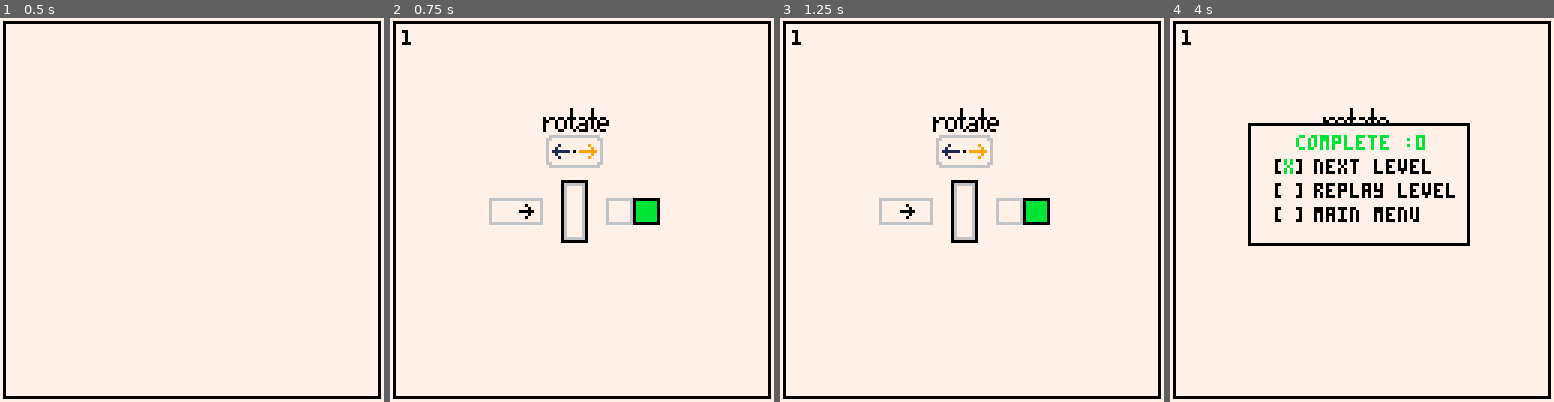
Above: before the commit, frames 1-4 (left to right).
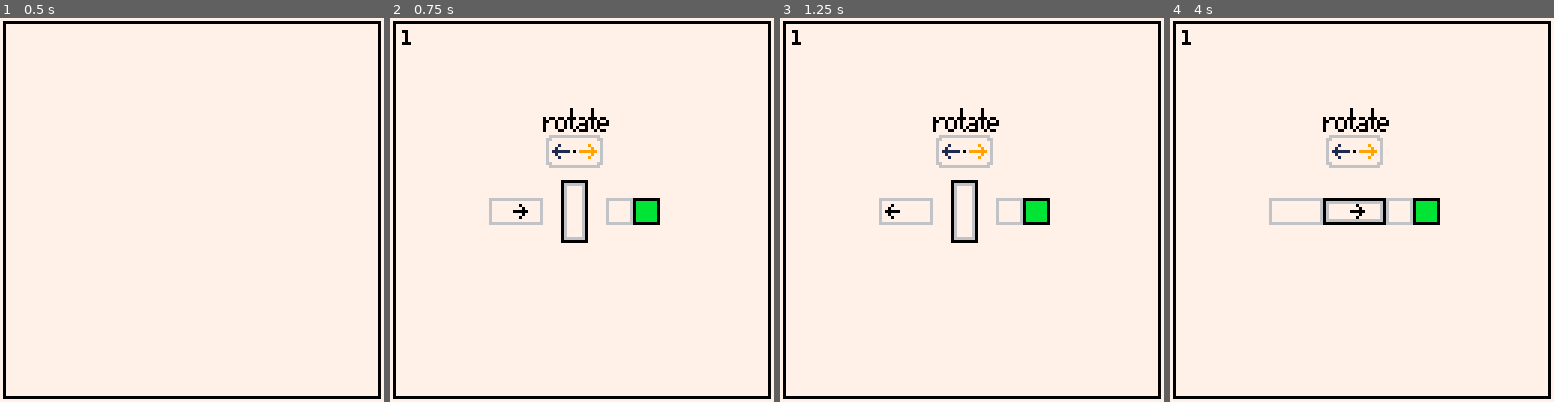
Above: after the commit, the same moments.

Repository: kreludan/rotatoes
Game: PICO-8 cartridge rotatoes.p8
Same seed, same stepped clock (60 frames per second), same inputs: the game is played once before the commit and once after it.
Inputs:
- Up to frame 1 (0.5 s): tap X (X key) at 0.33 s
- Up to frame 2 (0.75 s): tap O (Z key) at 0.7 s
- Up to frame 3 (1.25 s): tap X (X key) at 1.07 s
- Up to frame 4 (4 s): hold Right 1.6-2.1 s; tap O (Z key) every 0.4 s from 1.7 to 3.7 s; tap X (X key) at 1.85, 2.97 s; hold Up 2.15-2.42 s; hold Right 2.47-3.03 s; hold Left 3.08-3.58 s; hold Down 3.63-3.97 s

Frame 1 is identical in both runs. In frame 2, less than 0.1% of the frame differs, in the area x 32-38%, y 48-53%; in frame 3, 0.1%; in frame 4, 5.6%, in the area x 20-79%, y 27-60%.

Commit message:
allow 0.75 global game speed

Diff:
--- a/rotatoes.p8
+++ b/rotatoes.p8
@@ -11,7 +11,7 @@
   in_game_menu_option = -1
   main_menu_option = 1
   level_select_option = 1
-  global_game_speed = 1
+  global_game_speed = 0.75
   level_num = 1 -- current level
   furthest_level_unlocked = get_furthest_level()
 end
@@ -95,7 +95,9 @@
 
 function _init_character_details()
   for i=1,count(characters_to_draw) do
-    characters_to_draw[i].waypoint_from = get_starting_waypoint(characters_to_draw[i], waypoints)
+    starting_waypoint = get_starting_waypoint(characters_to_draw[i], waypoints)
+    characters_to_draw[i].waypoint_from = starting_waypoint
+    characters_to_draw[i].waypoint_to = starting_waypoint
     if characters_to_draw[i].char_type == "player" then
       level_player = characters_to_draw[i]
     elseif characters_to_draw[i].char_type == "goal" then
@@ -151,36 +153,15 @@
   if level_state == "playing" then
     _handlerots()
     _handlerotends()
-    _handlecharmovement()
-    _handlecharcollisions()
-  end
-end
-
-function _handlecharcollisions()
-  for i=1, count(level_player.draw_points) do
-    if level_player.draw_points[i].x == level_goal.center_x and
-    level_player.draw_points[i].y == level_goal.center_y then
-      in_game_menu_option = 1
-      level_state = "win"
-    end
-
-    for j=1, count(level_enemies) do
-      if level_player.draw_points[i].x == level_enemies[j].center_x and
-      level_player.draw_points[i].y == level_enemies[j].center_y then
-        in_game_menu_option = 1
-        level_state = "lose"
-      end
-    end
-  end
-end
-
-
-function _handlecharmovement()
+    _handleallcharmovement()
+  end
+end
+
+function _handleallcharmovement()
   for i = 1, count(characters_to_draw) do
     if characters_to_draw[i].rotating == false then
-      get_next_waypoint(characters_to_draw[i], waypoints, max_distance)
-      characters_to_draw[i].tile_on = get_tile_on(characters_to_draw[i])
-      characters_to_draw[i] = move_character(characters_to_draw[i])
+      movement_speed = characters_to_draw[i].char_speed * global_game_speed
+      handle_char_movement(characters_to_draw[i], movement_speed)
     end
   end
 end
@@ -670,6 +651,30 @@
   return nil
 end
 
+function handle_char_movement(char, movement_distance)
+  -- end recursion if we have no more to go or if something ended the level
+  if movement_distance <= 0 or level_state != "playing" then
+    char.tile_on = get_tile_on(char)
+    return char
+  end
+
+  get_next_waypoint(char, waypoints, max_distance)
+  local distance_to_waypoint = abs(char.center_x - char.waypoint_to.draw_waypoint.x) + abs(char.center_y - char.waypoint_to.draw_waypoint.y)
+  local movement_toward_waypoint = min(movement_distance, distance_to_waypoint)
+  local leftover_movement = movement_distance - movement_toward_waypoint
+
+  -- we might not find any waypoints to go to in which case just don't move
+  if distance_to_waypoint == 0 then
+    return handle_char_movement(char, 0)
+  end
+
+  if char == level_player then
+    handle_char_collisions(movement_toward_waypoint)
+  end
+  move_character(char, movement_toward_waypoint)
+  return handle_char_movement(char, leftover_movement)
+end
+
 function get_tile_on(char)
   waypoint_to = char.waypoint_to
   waypoint_from = char.waypoint_from
@@ -763,16 +768,20 @@
   else
     prospective_waypoints = waypoints_vert
   end
-  for i=1,max_distance do
-    prospective_x = prospective_x + x_dir
-    prospective_y = prospective_y + y_dir
-    for j=1,count(prospective_waypoints) do
-      if prospective_waypoints[j].draw_waypoint.x == prospective_x and
-              prospective_waypoints[j].draw_waypoint.y == prospective_y then
-        return prospective_waypoints[j]
-      end
-    end
-  end
+  for i=1,count(prospective_waypoints) do
+    if is_point_in_direction(char.center_x, char.center_y,
+            prospective_waypoints[i].draw_waypoint.x, prospective_waypoints[i].draw_waypoint.y,
+            x_dir * max_distance, y_dir * max_distance) then
+      return prospective_waypoints[i]
+    end
+  end
+end
+
+function is_point_in_direction(start_x, start_y, point_x, point_y, x_search, y_search)
+  local end_x = start_x + x_search
+  local end_y = start_y + y_search
+  return mid(start_x, point_x, end_x) == point_x and
+          mid(start_y, point_y, end_y) == point_y
 end
 
 
@@ -949,22 +958,47 @@
   end
 end
 
-function move_character(char)
-  char_speed = char.char_speed * global_game_speed
+function get_char_movement_x_y(char, dist)
   if char.movement_dir == "right" then
-    return translate_tile(char, char_speed, 0)
+    return dist, 0
   elseif char.movement_dir == "left" then
-    return translate_tile(char, char_speed * -1, 0)
+    return dist * -1, 0
   elseif char.movement_dir == "up" then
-    return translate_tile(
-      char, 0, char_speed * -1
-    )
+    return 0, dist * -1
   elseif char.movement_dir == "down" then
-    return translate_tile(
-      char, 0, char_speed
-    )
+    return 0, dist
   else
-    return char
+    return 0, 0
+  end
+end
+
+function move_character(char, dist)
+  -- char_speed = char.char_speed * global_game_speed
+  local dx, dy = get_char_movement_x_y(char, dist)
+  return translate_tile(char, dx, dy)
+end
+
+function handle_char_collisions(player_move_dist)
+  local dx, dy = get_char_movement_x_y(level_player, player_move_dist)
+  for i=1, count(level_player.draw_points) do
+    local draw_point = level_player.draw_points[i]
+
+    if is_point_in_direction(draw_point.x, draw_point.y,
+            level_goal.center_x, level_goal.center_y, dx, dy) then
+      in_game_menu_option = 1
+      level_state = "win"
+    end
+
+    for j=1, count(level_enemies) do
+      for k=1, count(level_enemies[j].draw_points) do
+        if is_point_in_direction(draw_point.x, draw_point.y,
+              level_enemies[j].draw_points[k].x, level_enemies[j].draw_points[k].y,
+              dx, dy) then
+          in_game_menu_option = 1
+          level_state = "lose"
+        end
+      end
+    end
   end
 end
 -->8
--- a/src/0.global.lua
+++ b/src/0.global.lua
@@ -7,7 +7,7 @@
   in_game_menu_option = -1
   main_menu_option = 1
   level_select_option = 1
-  global_game_speed = 1
+  global_game_speed = 0.75
   level_num = 1 -- current level
   furthest_level_unlocked = get_furthest_level()
 end
@@ -91,7 +91,9 @@
 
 function _init_character_details()
   for i=1,count(characters_to_draw) do
-    characters_to_draw[i].waypoint_from = get_starting_waypoint(characters_to_draw[i], waypoints)
+    starting_waypoint = get_starting_waypoint(characters_to_draw[i], waypoints)
+    characters_to_draw[i].waypoint_from = starting_waypoint
+    characters_to_draw[i].waypoint_to = starting_waypoint
     if characters_to_draw[i].char_type == "player" then
       level_player = characters_to_draw[i]
     elseif characters_to_draw[i].char_type == "goal" then
@@ -147,36 +149,15 @@
   if level_state == "playing" then
     _handlerots()
     _handlerotends()
-    _handlecharmovement()
-    _handlecharcollisions()
-  end
-end
-
-function _handlecharcollisions()
-  for i=1, count(level_player.draw_points) do
-    if level_player.draw_points[i].x == level_goal.center_x and
-    level_player.draw_points[i].y == level_goal.center_y then
-      in_game_menu_option = 1
-      level_state = "win"
-    end
-
-    for j=1, count(level_enemies) do
-      if level_player.draw_points[i].x == level_enemies[j].center_x and
-      level_player.draw_points[i].y == level_enemies[j].center_y then
-        in_game_menu_option = 1
-        level_state = "lose"
-      end
-    end
-  end
-end
-
-
-function _handlecharmovement()
+    _handleallcharmovement()
+  end
+end
+
+function _handleallcharmovement()
   for i = 1, count(characters_to_draw) do
     if characters_to_draw[i].rotating == false then
-      get_next_waypoint(characters_to_draw[i], waypoints, max_distance)
-      characters_to_draw[i].tile_on = get_tile_on(characters_to_draw[i])
-      characters_to_draw[i] = move_character(characters_to_draw[i])
+      movement_speed = characters_to_draw[i].char_speed * global_game_speed
+      handle_char_movement(characters_to_draw[i], movement_speed)
     end
   end
 end
--- a/src/3.character_movement.lua
+++ b/src/3.character_movement.lua
@@ -5,6 +5,30 @@
     end
   end
   return nil
+end
+
+function handle_char_movement(char, movement_distance)
+  -- end recursion if we have no more to go or if something ended the level
+  if movement_distance <= 0 or level_state != "playing" then
+    char.tile_on = get_tile_on(char)
+    return char
+  end
+
+  get_next_waypoint(char, waypoints, max_distance)
+  local distance_to_waypoint = abs(char.center_x - char.waypoint_to.draw_waypoint.x) + abs(char.center_y - char.waypoint_to.draw_waypoint.y)
+  local movement_toward_waypoint = min(movement_distance, distance_to_waypoint)
+  local leftover_movement = movement_distance - movement_toward_waypoint
+
+  -- we might not find any waypoints to go to in which case just don't move
+  if distance_to_waypoint == 0 then
+    return handle_char_movement(char, 0)
+  end
+
+  if char == level_player then
+    handle_char_collisions(movement_toward_waypoint)
+  end
+  move_character(char, movement_toward_waypoint)
+  return handle_char_movement(char, leftover_movement)
 end
 
 function get_tile_on(char)
@@ -100,16 +124,20 @@
   else
     prospective_waypoints = waypoints_vert
   end
-  for i=1,max_distance do
-    prospective_x = prospective_x + x_dir
-    prospective_y = prospective_y + y_dir
-    for j=1,count(prospective_waypoints) do
-      if prospective_waypoints[j].draw_waypoint.x == prospective_x and
-              prospective_waypoints[j].draw_waypoint.y == prospective_y then
-        return prospective_waypoints[j]
-      end
-    end
-  end
+  for i=1,count(prospective_waypoints) do
+    if is_point_in_direction(char.center_x, char.center_y,
+            prospective_waypoints[i].draw_waypoint.x, prospective_waypoints[i].draw_waypoint.y,
+            x_dir * max_distance, y_dir * max_distance) then
+      return prospective_waypoints[i]
+    end
+  end
+end
+
+function is_point_in_direction(start_x, start_y, point_x, point_y, x_search, y_search)
+  local end_x = start_x + x_search
+  local end_y = start_y + y_search
+  return mid(start_x, point_x, end_x) == point_x and
+          mid(start_y, point_y, end_y) == point_y
 end
 
 
@@ -286,21 +314,46 @@
   end
 end
 
-function move_character(char)
-  char_speed = char.char_speed * global_game_speed
-  if char.movement_dir == "right" then
-    return translate_tile(char, char_speed, 0)
-  elseif char.movement_dir == "left" then
-    return translate_tile(char, char_speed * -1, 0)
+function get_char_movement_x_y(char, dist)
+  if char.movement_dir == "right" then
+    return dist, 0
+  elseif char.movement_dir == "left" then
+    return dist * -1, 0
   elseif char.movement_dir == "up" then
-    return translate_tile(
-      char, 0, char_speed * -1
-    )
-  elseif char.movement_dir == "down" then
-    return translate_tile(
-      char, 0, char_speed
-    )
-  else
-    return char
-  end
-end
+    return 0, dist * -1
+  elseif char.movement_dir == "down" then
+    return 0, dist
+  else
+    return 0, 0
+  end
+end
+
+function move_character(char, dist)
+  -- char_speed = char.char_speed * global_game_speed
+  local dx, dy = get_char_movement_x_y(char, dist)
+  return translate_tile(char, dx, dy)
+end
+
+function handle_char_collisions(player_move_dist)
+  local dx, dy = get_char_movement_x_y(level_player, player_move_dist)
+  for i=1, count(level_player.draw_points) do
+    local draw_point = level_player.draw_points[i]
+
+    if is_point_in_direction(draw_point.x, draw_point.y,
+            level_goal.center_x, level_goal.center_y, dx, dy) then
+      in_game_menu_option = 1
+      level_state = "win"
+    end
+
+    for j=1, count(level_enemies) do
+      for k=1, count(level_enemies[j].draw_points) do
+        if is_point_in_direction(draw_point.x, draw_point.y,
+              level_enemies[j].draw_points[k].x, level_enemies[j].draw_points[k].y,
+              dx, dy) then
+          in_game_menu_option = 1
+          level_state = "lose"
+        end
+      end
+    end
+  end
+end
Not shown, changed: README.md
